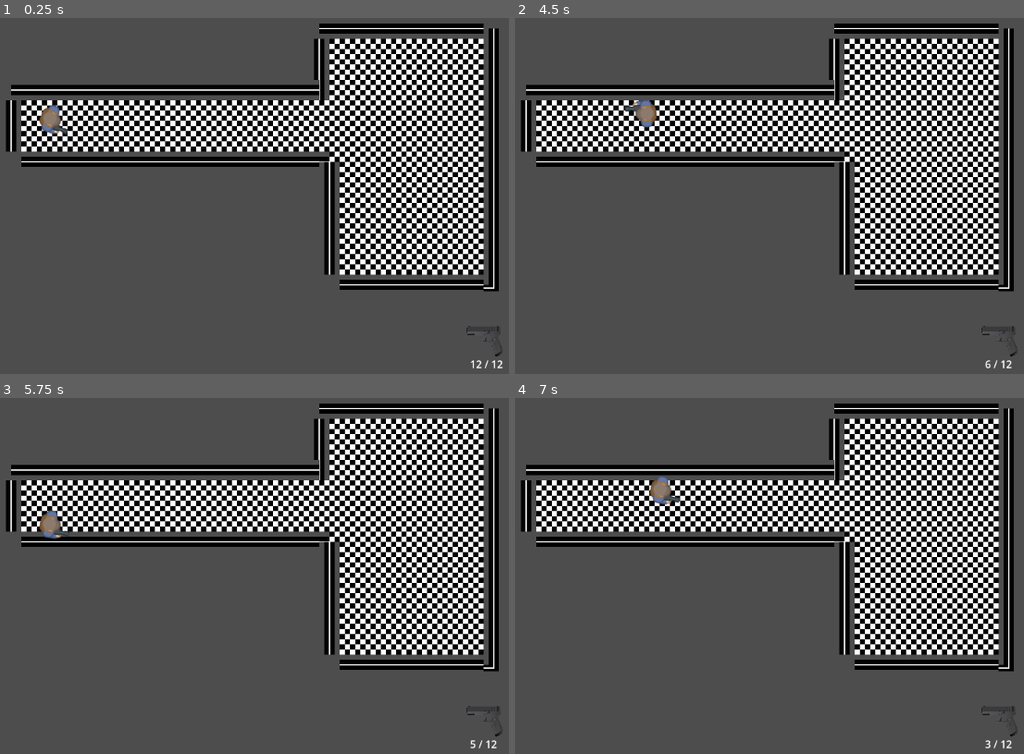
Above: before the commit, frames 1-4 (two rows, left to right).
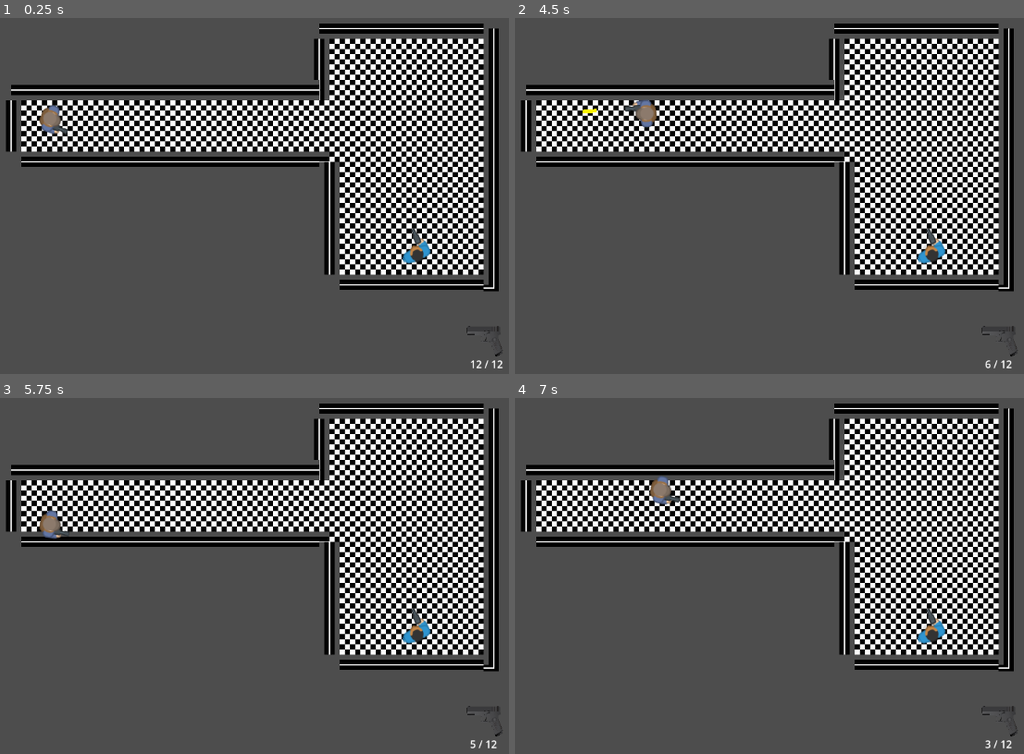
Above: after the commit, the same moments.

Repository: sunturtle1/Shadow-Dash
Game: Godot game, scene res://main.tscn
Same seed, same stepped clock (60 frames per second), same inputs: the game is played once before the commit and once after it.
Inputs (mouse positions are in pixels of both pictures, inside the frame that each line leads up to):
- Up to frame 1 (0.25 s): no input
- Up to frame 2 (4.5 s): tap Enter at 0.5, 3.5 s; move the mouse to (891, 163) at 0.52 s; hold D (right) 0.53-1.28 s; click (891, 163) at 0.6 s; move the mouse to (581, 206) at 1.27 s; hold S (down) 1.28-2.03 s; click (581, 206) at 1.35 s; tap Space at 2 s; move the mouse to (800, 92) at 2.02 s; hold D (right) 2.03-2.78 s; click (800, 92) at 2.1 s; move the mouse to (693, 267) at 2.77 s; hold W (up) 2.78-3.53 s; click (693, 267) at 2.85 s; move the mouse to (947, 245) at 3.52 s; hold A (left) from 3.53 s (still down); click (947, 245) at 3.6 s; move the mouse to (outside the picture) at 4.27 s; click (outside the picture) at 4.35 s
- Up to frame 3 (5.75 s): move the mouse to (249, 565) at 5.02 s; release A (left) at 5.03 s; hold S (down) from 5.03 s (still down); click (249, 565) at 5.1 s
- Up to frame 4 (7 s): tap Space at 5.75 s; move the mouse to (616, 462) at 5.77 s; release S (down) at 5.78 s; hold D (right) 5.78-6.53 s; click (616, 462) at 5.85 s; move the mouse to (891, 543) at 6.52 s; hold W (up) from 6.53 s (still down); click (891, 543) at 6.6 s

The runs differ from the first frame. In frame 1, 0.3% of the frame differs, in the area x 78-85%, y 58-70%; in frame 2, 0.3%, in the area x 13-85%, y 25-70%; in frame 3, 0.3%; in frame 4, 0.3%.
Error before the commit: Invalid call. Nonexistent function 'take_damage' in base 'TileMapLayer'. (res://bullet.gd:29)

Commit message:
fixed stuff

Diff:
--- a/bullet.gd
+++ b/bullet.gd
@@ -26,4 +26,5 @@
 func _on_body_entered(body: Node2D) -> void:
 	print("yes a hit!")
 	queue_free()
-	body.take_damage(30)
+	if body.is_in_group("enemies"):
+		body.take_damage(30)
--- a/bullet.tscn
+++ b/bullet.tscn
@@ -10,6 +10,7 @@
 script = ExtResource("1_v8qja")
 
 [node name="Sprite2D" type="Sprite2D" parent="."]
+z_index = 2
 texture = ExtResource("1_v7oki")
 region_enabled = true
 region_rect = Rect2(0, 0, 22.0072, 5.82246)
--- a/main.tscn
+++ b/main.tscn
@@ -46,6 +46,7 @@
 sources/3 = SubResource("TileSetAtlasSource_ycdy4")
 
 [node name="Main" type="Node2D"]
+z_index = -1
 
 [node name="TileMap" type="Node" parent="."]
 
@@ -55,16 +56,19 @@
 tile_map_data = PackedByteArray("AAASAA4AAAAAAAAAAAASAA8AAAAAAAAAAAASABAAAAAAAAAAAAASABEAAQAAAAEAAFATABEAAQAAAAAAAFAUAB …(12032 unchanged characters)…
 tile_set = SubResource("TileSet_272bh")
 
-[node name="Player" parent="." instance=ExtResource("1_0xm2m")]
-position = Vector2(330, 224)
-bullet = ExtResource("2_h2yge")
-
-[node name="Enemy" parent="." instance=ExtResource("3_h2yge")]
+[node name="Enemy" parent="." groups=["enemies"] instance=ExtResource("3_h2yge")]
+z_index = 2
 position = Vector2(887, 420)
 rotation = 4.30922
 
 [node name="bullet" parent="." instance=ExtResource("2_h2yge")]
 visible = false
+z_index = 3
+
+[node name="Player" parent="." instance=ExtResource("1_0xm2m")]
+z_index = 1
+position = Vector2(330, 224)
+bullet = ExtResource("2_h2yge")
 
 [node name="CanvasLayer" type="CanvasLayer" parent="."]
 
--- a/project.godot
+++ b/project.godot
@@ -22,6 +22,10 @@
 [editor_plugins]
 
 enabled=PackedStringArray("res://addons/godot_super-wakatime/plugin.cfg")
+
+[global_group]
+
+enemies=""
 
 [input]
 
Binary file added: assets/tiles/tiles.png
Not shown, added: assets/tiles/tiles.png.import
